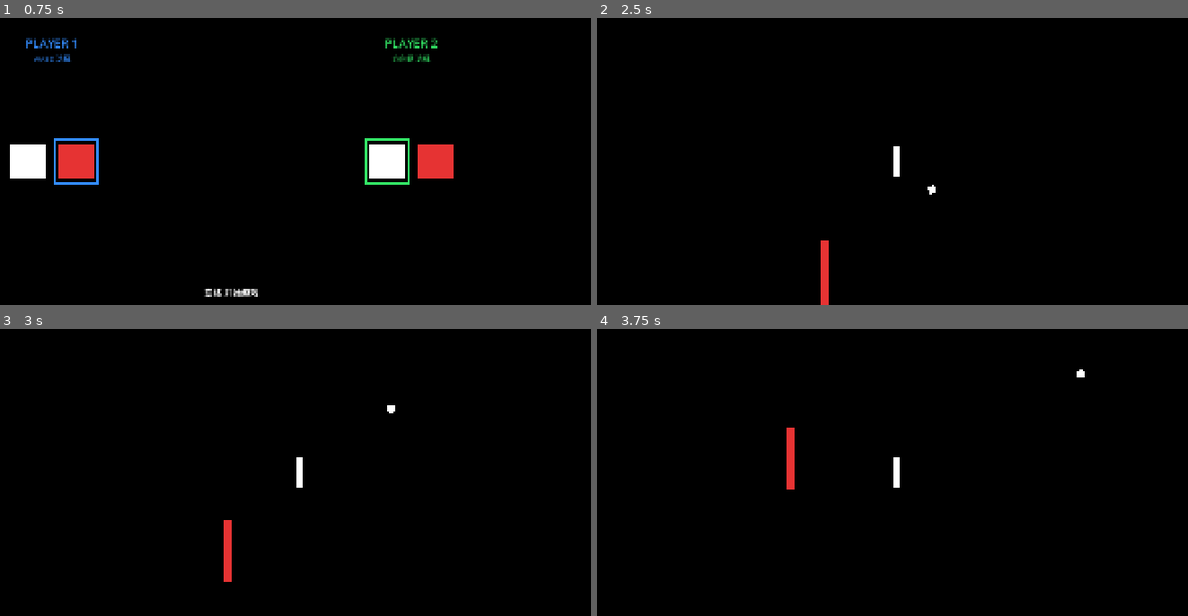
Above: before the commit, frames 1-4 (two rows, left to right).
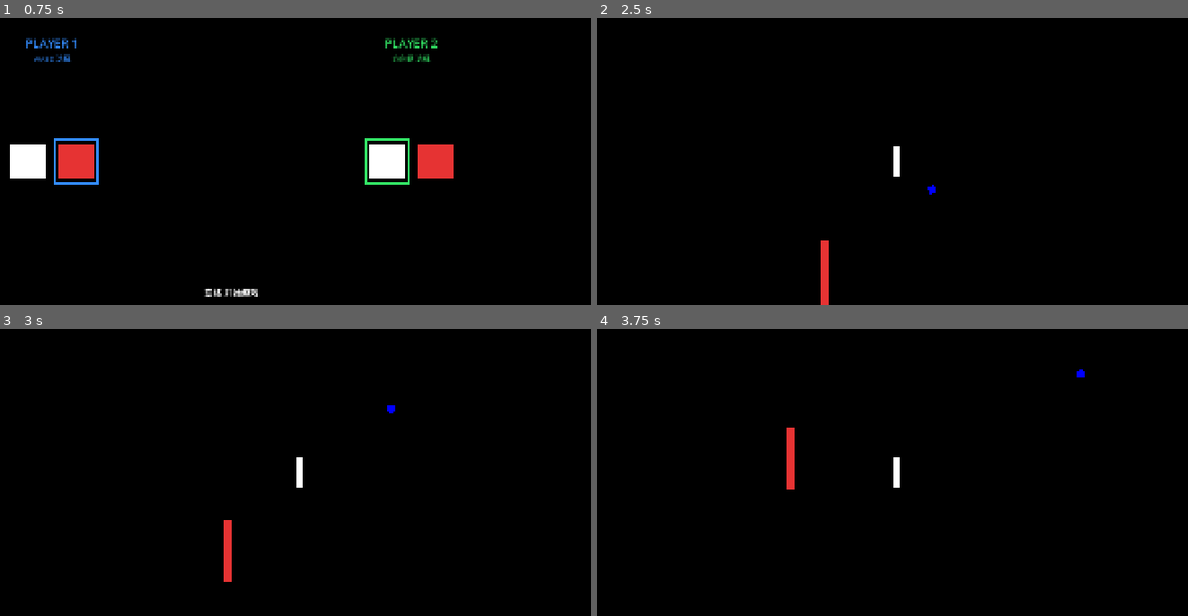
Above: after the commit, the same moments.

Repository: SKHUO/Pong
Game: Godot game, scene res://scenes/character_select/character_select.tscn
The game is run twice, just before and just after one commit, with the same random seed, the same clock (stepped at 60 frames per second) and the same inputs.
Inputs:
- Up to frame 1 (0.75 s): tap Enter at 0.5 s; hold D from 0.53 s (still down); tap J at 0.6 s
- Up to frame 2 (2.5 s): tap Space at 0.77, 1.52 s; release D at 1.28 s; hold S 1.28-2.03 s; tap J at 1.35, 2.1 s; hold D from 2.03 s (still down)
- Up to frame 3 (3 s): release D at 2.78 s; hold W from 2.78 s (still down); tap J at 2.85 s
- Up to frame 4 (3.75 s): tap Space at 3.02 s; release W at 3.53 s; hold A from 3.53 s (still down); tap J at 3.6 s

Frame 1 is identical in both runs. In frame 2, less than 0.1% of the frame differs, in the area x 55-58%, y 58-62%; in frame 3, less than 0.1%, in the area x 65-67%, y 26-30%; in frame 4, less than 0.1%.

Commit message:
Color ball by last hitter

Diff:
--- a/scripts/game/ball.gd
+++ b/scripts/game/ball.gd
@@ -10,6 +10,8 @@
 
 @export var ball_size := Vector2(18.0, 18.0)
 @export var ball_speed := 540.0
+@export var player_1_color := Color.BLUE
+@export var player_2_color := Color.GREEN
 @export_range(0.0, 89.0, 1.0) var serve_steering_degrees := 70.0
 @export var serve_speed_from_player := 0.18
 @export var serve_spin_from_player := 0.02
@@ -52,6 +54,7 @@
 	rotation = 0.0
 	attached = true
 	last_hitter_side = player_side
+	update_visual()
 
 
 func serve(horizontal_direction: float, server_velocity: Vector2) -> void:
@@ -200,6 +203,7 @@
 		return false
 
 	last_hitter_side = player_side
+	update_visual()
 	var half_width := ball_size.x * 0.5
 	if normal.x > 0.0:
 		position.x = player_rect.end.x + half_width
@@ -285,5 +289,21 @@
 
 
 func update_visual() -> void:
+	if not is_instance_valid(visual):
+		return
+
 	visual.position = -ball_size * 0.5
 	visual.size = ball_size
+	update_ball_color()
+
+
+func update_ball_color() -> void:
+	if not is_instance_valid(visual):
+		return
+
+	if last_hitter_side == PLAYER_1_SIDE:
+		visual.color = player_1_color
+	elif last_hitter_side == PLAYER_2_SIDE:
+		visual.color = player_2_color
+	else:
+		visual.color = Color.WHITE
Not shown, changed: docs/PRODUCT_DESIGN.md
Not shown, changed: docs/TECHNICAL_DESIGN.md
